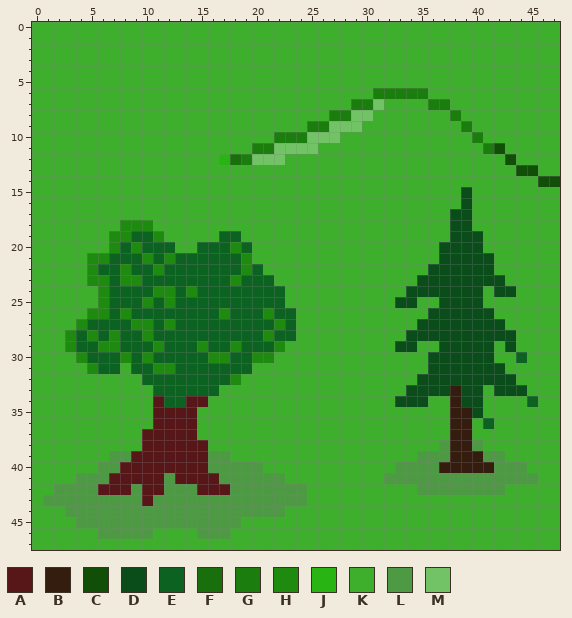
Pixel-art sprite: fire/images/grass1.png. This is how it looked before the edit.
The file is 48x48 pixels.
Palette (. is transparent): A #571718  B #341c0e  C #114e08  D #0a4d1a  E #0c6221  F #186f0c  G #1b7d0d  H #1e8a0f  J #28b413  K #3eaf2d  L #4e9943  M #71c365
Pixels before, first column x 0:
 0 KKKKKKKKKKKKKKKKKKKKKKKKKKKKKKKKKKKKKKKKKKKKKKKK
 1 KKKKKKKKKKKKKKKKKKKKKKKKKKKKKKKKKKKKKKKKKKKKKKKK
 2 KKKKKKKKKKKKKKKKKKKKKKKKKKKKKKKKKKKKKKKKKKKKKKKK
 3 KKKKKKKKKKKKKKKKKKKKKKKKKKKKKKKKKKKKKKKKKKKKKKKK
 4 KKKKKKKKKKKKKKKKKKKKKKKKKKKKKKKKKKKKKKKKKKKKKKKK
 5 KKKKKKKKKKKKKKKKKKKKKKKKKKKKKKKKKKKKKKKKKKKKKKKK
 6 KKKKKKKKKKKKKKKKKKKKKKKKKKKKKKKGGGGGKKKKKKKKKKKK
 7 KKKKKKKKKKKKKKKKKKKKKKKKKKKKKGGMKKKKGGKKKKKKKKKK
 8 KKKKKKKKKKKKKKKKKKKKKKKKKKKGGMMKKKKKKKGKKKKKKKKK
 9 KKKKKKKKKKKKKKKKKKKKKKKKKGGMMMKKKKKKKKKGKKKKKKKK
10 KKKKKKKKKKKKKKKKKKKKKKGGGMMMKKKKKKKKKKKKGKKKKKKK
11 KKKKKKKKKKKKKKKKKKKKGGMMMMKKKKKKKKKKKKKKKGCKKKKK
12 KKKKKKKKKKKKKKKKKJFGMMMKKKKKKKKKKKKKKKKKKKKCKKKK
13 KKKKKKKKKKKKKKKKKKKKKKKKKKKKKKKKKKKKKKKKKKKKCCKK
14 KKKKKKKKKKKKKKKKKKKKKKKKKKKKKKKKKKKKKKKKKKKKKKCC
15 KKKKKKKKKKKKKKKKKKKKKKKKKKKKKKKKKKKKKKKDKKKKKKKK
16 KKKKKKKKKKKKKKKKKKKKKKKKKKKKKKKKKKKKKKKDKKKKKKKK
17 KKKKKKKKKKKKKKKKKKKKKKKKKKKKKKKKKKKKKKDDKKKKKKKK
18 KKKKKKKKHHHKKKKKKKKKKKKKKKKKKKKKKKKKKKDDKKKKKKKK
19 KKKKKKKHHEEHKKKKKEEKKKKKKKKKKKKKKKKKKKDDDKKKKKKK
20 KKKKKKKHEHEEEKKEEEHEKKKKKKKKKKKKKKKKKDDDDKKKKKKK
21 KKKKKHHEEEHEHEEEEEEHKKKKKKKKKKKKKKKKKDDDDDKKKKKK
22 KKKKKHEEHEEHEEEEEEEHEKKKKKKKKKKKKKKKDDDDDDKKKKKK
23 KKKKKHHEHHEEEEEEEEHEEEKKKKKKKKKKKKKDDDDDDDDKKKKK
24 KKKKKKHEEEEHHEHEEEEEEEEKKKKKKKKKKKDDDDDDDKDDKKKK
25 KKKKKKHEEEHEHEEEEEEEEEEKKKKKKKKKKDDKKDDDDKKKKKKK
26 KKKKKHHEHEEEEEEEEHEEEHEEKKKKKKKKKKKKDDDDDDKKKKKK
27 KKKKHEEEEHHEHEEEEEEEEEHEKKKKKKKKKKKDDDDDDDDKKKKK
28 KKKHEHEHEEHEEEEEEEEEEHEEKKKKKKKKKKDDDDDDDDDDKKKK
29 KKKHEEHHEEEHEEEHEEHEEEHKKKKKKKKKKDDKKDDDDDKDKKKK
30 KKKKHEEEHEHEEEEEHHEEHHKKKKKKKKKKKKKKDDDDDDKKEKKK
31 KKKKKHEEKEEHHEEEEEEEKKKKKKKKKKKKKKKKDDDDDDDKKKKK
32 KKKKKKKKKKEEEEEEEEHKKKKKKKKKKKKKKKKDDDDDDDDDKKKK
33 KKKKKKKKKKKEEEEEEKKKKKKKKKKKKKKKKKDDDDBDDKDDDKKK
34 KKKKKKKKKKKAEEAAKKKKKKKKKKKKKKKKKDDDKKBDDKKKKEKK
35 KKKKKKKKKKKAAAAKKKKKKKKKKKKKKKKKKKKKKKBBDKKKKKKK
36 KKKKKKKKKKKAAAAKKKKKKKKKKKKKKKKKKKKKKKBBKEKKKKKK
37 KKKKKKKKKKAAAAAKKKKKKKKKKKKKKKKKKKKKKKBBKKKKKKKK
38 KKKKKKKKKKAAAAAAKKKKKKKKKKKKKKKKKKKKKLBBLKKKKKKK
39 KKKKKKKLLAAAAAAALLKKKKKKKKKKKKKKKKKLLLBBBLLKKKKK
40 KKKKKKLLAAAAAAAALLLLLKKKKKKKKKKKKLLLLBBBBBLLLKKK
41 KKKKLLLAAAAALAAAALLLLLLKKKKKKKKKLLLLLLLLLLLLLLKK
42 KKLLLLAAALAALLLAAALLLLLLLKKKKKKKKKKLLLLLLLLKKKKK
43 KLLLLLLLLLALLLLLLLLLLLLLLKKKKKKKKKKKKKKKKKKKKKKK
44 KKKLLLLLLLLLLLLLLLLLLLLKKKKKKKKKKKKKKKKKKKKKKKKK
45 KKKKLLLLLLLLLLLLLLLKKKKKKKKKKKKKKKKKKKKKKKKKKKKK
46 KKKKKKLLLLLKKKKLLLKKKKKKKKKKKKKKKKKKKKKKKKKKKKKK
47 KKKKKKKKKKKKKKKKKKKKKKKKKKKKKKKKKKKKKKKKKKKKKKKK
And afterwards:
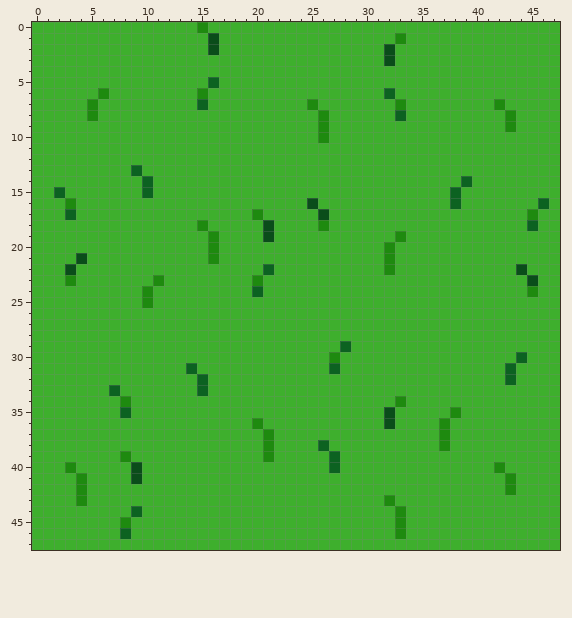
The exact change:
Changed rows in their new state; - is an unchanged pixel.
first column x 1:
 0 --------------H--------------------------------
 1 ---------------D----------------H--------------
 2 ---------------D---------------D---------------
 3 -------------------------------D---------------
 5 ---------------E-------------------------------
 6 -----H--------H---------------KEKKK------------
 7 ----H---------E---------H---KKK-H--KK----H-----
 8 ----H--------------------HKKKK--E----K----H----
 9 ------------------------KHKKK---------K---H----
10 ---------------------KKKKHK------------K-------
11 -------------------KKKKKK---------------KK-----
12 ----------------KKKKKK--------------------K----
13 --------E----------------------------------KK--
14 ---------E----------------------------E------KK
15 -E-------E---------------------------EK--------
16 --H---------------------D------------EK------E-
17 --E----------------H-----D-----------KK-----H--
18 -------KKK----H-----D----H-----------KK-----E--
19 ------KKKKK----HKK--D-----------H----KKK-------
20 ------KKKKKK--KHKKK------------H----KKKK-------
21 ---DKKKKKKKKKKKHKKK------------H----KKKKK------
22 --D-KKKKKKKKKKKKKKKKE----------H---KKKKKK--D---
23 --H-KKKKKKHKKKKKKKKHK-------------KKKKKKKK--D--
24 -----KKKKHKKKKKKKKK-KK-----------KKKKKKK-KK-H--
25 -----KKKK-KKKKKKKKKKKK----------KK--KKKK-------
26 ----KKKKKKKKKKKKKKKKKKK------------KKKKKK------
27 ---KKKKKKKKKKKKKKKKKKKK-----------KKKKKKKK-----
28 --KKKKKKKKKKKKKKKKKKKKK----------KKKKKKKKKK----
29 --KKKKKKKKKKKKKKKKKKKK-----E----KK--KKKKK-K----
30 ---KKKKKKKKKKKKKKKKKK-----H--------KKKKKK------
31 ----KKK-KKKKK-KKKKK-------E--------KKKKKKKE----
32 ---------KKKKK-KKK----------------KKKKKKKKE----
33 ------E---KKKK-K-----------------KKKKKKK-KKK---
34 -------H--KKKKK-----------------HKK--KKK----K--
35 -------E--KKKK-----------------D-----HKK-------
36 ----------KKKK-----H-----------D----HKK-K------
37 ---------KKKKK------H---------------HKK--------
38 ---------KKKKKK-----H----E----------HKKK-------
39 ------KHKKKKKKKKK---H-----E-------KKKKKKKK-----
40 --H--KKKDKKKKKKKKKKK------E-----KKKKKKKKKHKK---
41 ---HKKKKDKKKKKKKKKKKKK---------KKKKKKKKKKKHKK--
42 -KKHKKKKKKKKKKKKKKKKKKKK----------KKKKKKKKH----
43 KKKHKKKKKKKKKKKKKKKKKKKK-------H---------------
44 --KKKKKKEKKKKKKKKKKKKK----------H--------------
45 ---KKKKHKKKKKKKKKK--------------H--------------
46 -----KKEKK----KKK---------------H--------------
Boxes around the changes in both pictures, in picture pixels (x1, y1, x2, y2):
changed: (43, 22, 560, 539)
